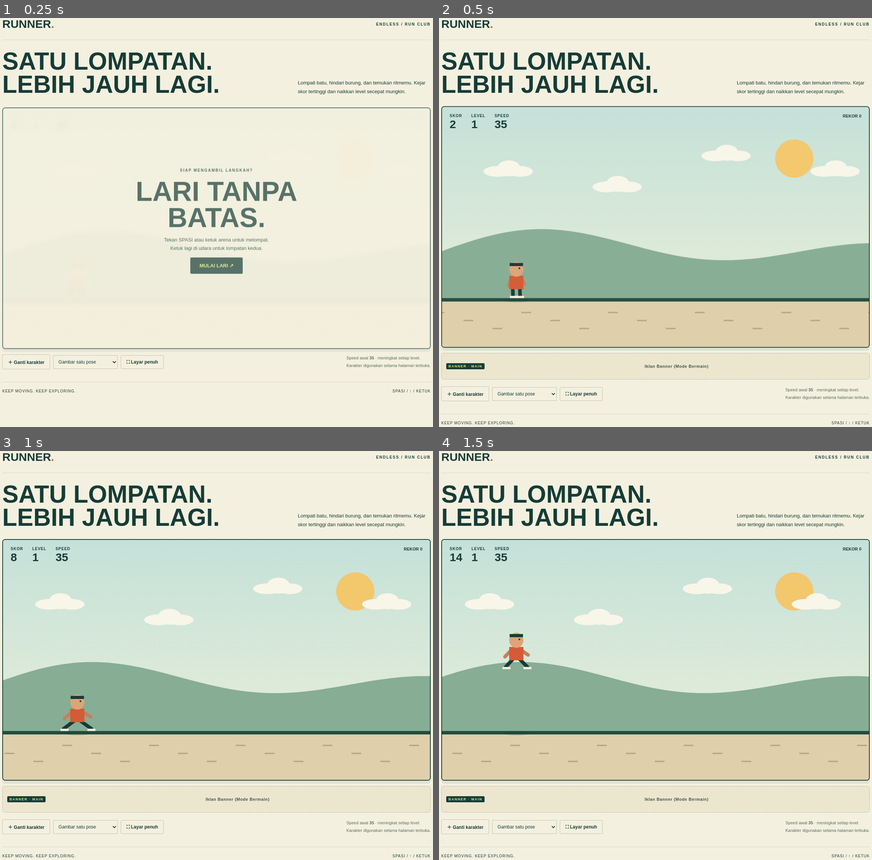
Above: before the commit, frames 1-4 (two rows, left to right).
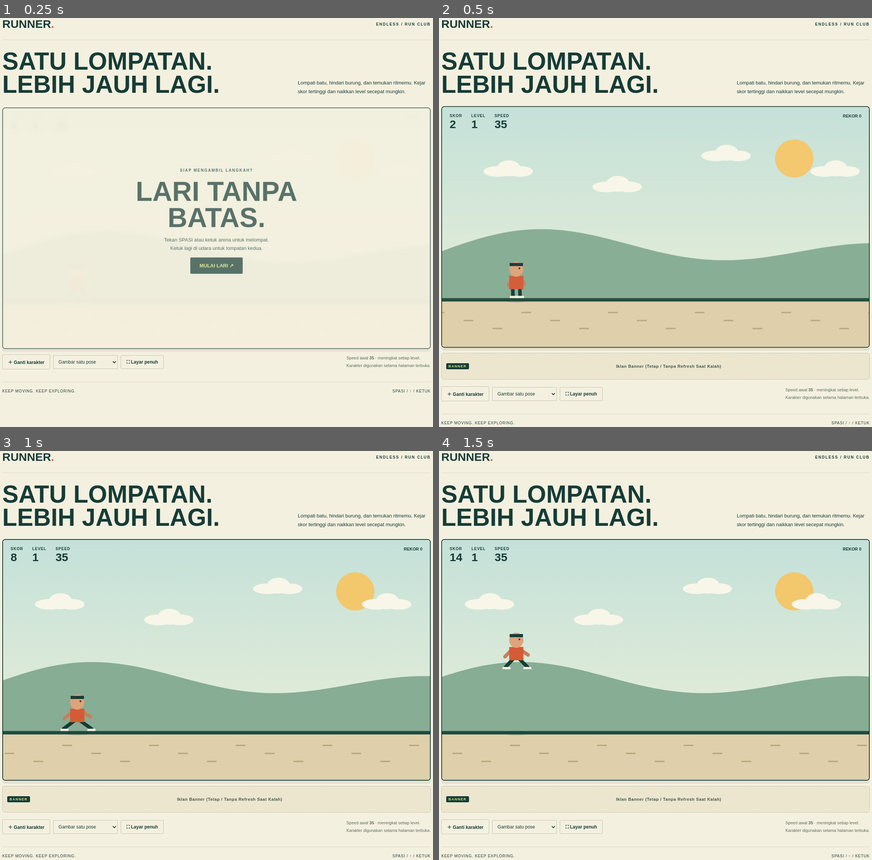
Above: after the commit, the same moments.

Repository: invinitijewellry-design/runner-game
Game: browser game, page index.html
Same seed, same stepped clock (60 frames per second), same inputs: the game is played once before the commit and once after it.
Inputs:
- Up to frame 1 (0.25 s): no input
- Up to frame 2 (0.5 s): click "MULAI LARI ↗" at 0.27 s
- Up to frame 3 (1 s): no input
- Up to frame 4 (1.5 s): hold Up 1.03-1.33 s; tap Space at 1.1 s; hold Up from 1.38 s (still down)

Frame 1 is identical in both runs. In frame 2, 0.2% of the frame differs, in the area x 6-66%, y 84-86%; in frame 3, 0.2%; in frame 4, 0.2%.

Commit message:
Update index.html

Diff:
--- a/index.html
+++ b/index.html
@@ -41,7 +41,7 @@
 .secondary,.upload{border:1px solid #163c3740;background:transparent;color:var(--ink);padding:10px 14px;font-size:12px;font-weight:700}
 #message{min-height:18px;font-size:12px;max-width:400px;margin:12px auto}
 
-/* Slot Iklan Banner (aktif saat sedang main atau kalah) */
+/* Slot Iklan Banner tetap konsisten saat main maupun kalah (tanpa refresh saat kalah) */
 .banner-wrap{margin-top:14px;border:1px dashed #163c3755;border-radius:6px;background:#ece6cf;padding:8px 12px;display:flex;align-items:center;justify-content:space-between;gap:10px}
 .banner-slot{min-height:52px;flex:1;display:flex;align-items:center;justify-content:center;font-size:11px;font-weight:700;letter-spacing:.6px;color:#3d574c;text-align:center}
 .banner-badge{font-size:9px;font-weight:800;letter-spacing:1.5px;padding:3px 6px;border-radius:3px;background:var(--ink);color:var(--lime);flex-shrink:0}
@@ -99,10 +99,10 @@
 </div>
 </section>
 
-<!-- Banner tampil saat sedang main ('playing') atau kalah ('gameover') -->
+<!-- Satu slot banner konsisten untuk main dan kalah (tidak me-refresh saat kalah) -->
 <section class="banner-wrap hidden" id="bannerWrap" aria-label="Iklan banner">
-<span class="banner-badge" id="bannerState">BANNER</span>
-<div class="banner-slot" id="bannerSlot">Area Iklan Banner aktif saat bermain atau kalah</div>
+<span class="banner-badge">BANNER</span>
+<div class="banner-slot" id="bannerSlot">Iklan Banner (Tetap / Tanpa Refresh Saat Kalah)</div>
 </section>
 
 <section class="toolbar" aria-label="Pengaturan permainan">
@@ -130,46 +130,34 @@
 let speed=35, score=0, level=1, best=0;
 let running=false, obstacles=[], rockCount=0, spawnTimer=1.4;
 let elapsed=0, distance=0, last=0, sprite=null, spriteFrames=1;
+let bannerActivated=false;
 const player={x:140,y:358,w:54,h:72,vy:0,jumps:0};
 
 try {
   best=Number(localStorage.getItem('runner-best'))||0;
 } catch (_) {}
 
-// Mode banner: 'idle' (sembunyi), 'playing' (saat main), 'gameover' (saat kalah)
-function setBannerMode(mode){
-  const wrap=$('bannerWrap'), badge=$('bannerState'), slot=$('bannerSlot');
-  if(mode==='playing' || mode==='gameover'){
-    wrap.classList.remove('hidden');
-    badge.textContent = mode==='playing' ? 'BANNER · MAIN' : 'BANNER · KALAH';
-    if(!slot.dataset.custom){
-      slot.textContent = mode==='playing'
-        ? 'Iklan Banner (Mode Bermain)'
-        : 'Iklan Banner (Mode Kalah / Game Over)';
-    }
-  } else {
-    wrap.classList.add('hidden');
-  }
-
-  // Bridge opsional untuk Android WebView (AdMob Banner)
+// Aktifkan banner sekali saat mulai bermain dan pertahankan tetap sama saat kalah
+// agar sering kalah tidak memicu refresh iklan terlalu cepat.
+function ensurePersistentBanner(){
+  $('bannerWrap').classList.remove('hidden');
+  if(bannerActivated) return;
+  bannerActivated=true;
   try {
     if(window.Android){
-      if(typeof window.Android.setBannerMode==='function'){
-        window.Android.setBannerMode(mode);
-      } else if(mode==='playing' || mode==='gameover'){
-        if(typeof window.Android.showBanner==='function') window.Android.showBanner(mode);
-      } else if(typeof window.Android.hideBanner==='function'){
-        window.Android.hideBanner();
+      if(typeof window.Android.setBannerActive==='function'){
+        window.Android.setBannerActive(true);
+      } else if(typeof window.Android.showBanner==='function'){
+        window.Android.showBanner();
       }
     }
   } catch (_) {}
 }
 
-// Opsional: fungsi helper bila ingin menyuntikkan skrip/HTML banner web dari luar
+// Opsional: fungsi helper bila ingin menyuntikkan skrip/HTML banner web dari luar sekali saja
 window.setWebBannerHtml = html => {
   const slot=$('bannerSlot');
   slot.innerHTML = html || '';
-  slot.dataset.custom = html ? '1' : '';
 };
 
 function updateHud(){
@@ -187,7 +175,7 @@
   $('startBtn').textContent='ULANGI LARI ↗';
   $('overlay').classList.remove('hidden');
   $('message').textContent='';
-  setBannerMode('gameover');
+  ensurePersistentBanner();
   $('startBtn').focus({preventScroll:true});
 }
 function start(){
@@ -198,7 +186,7 @@
   running=true;last=performance.now();
   $('overlay').classList.add('hidden');
   $('message').textContent='';
-  setBannerMode('playing');
+  ensurePersistentBanner();
   updateHud();
   canvas.focus({preventScroll:true});
 }
@@ -373,7 +361,6 @@
 });
 document.addEventListener('fullscreenchange',resize);
 
-setBannerMode('idle');
 updateHud();
 resize();
 requestAnimationFrame(t=>{last=t;loop(t);});
